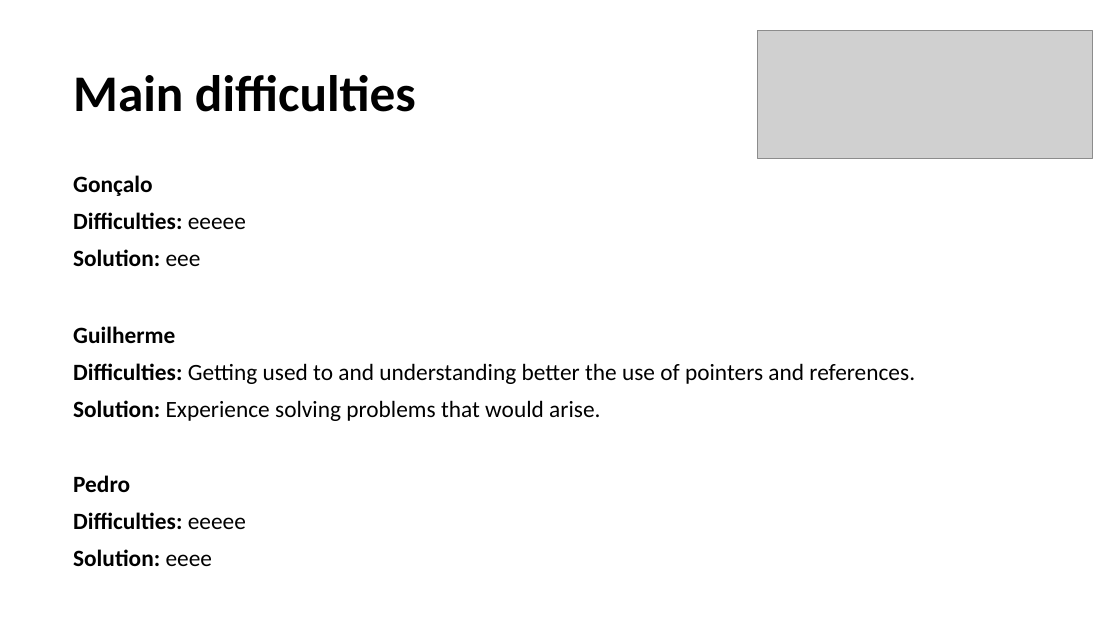
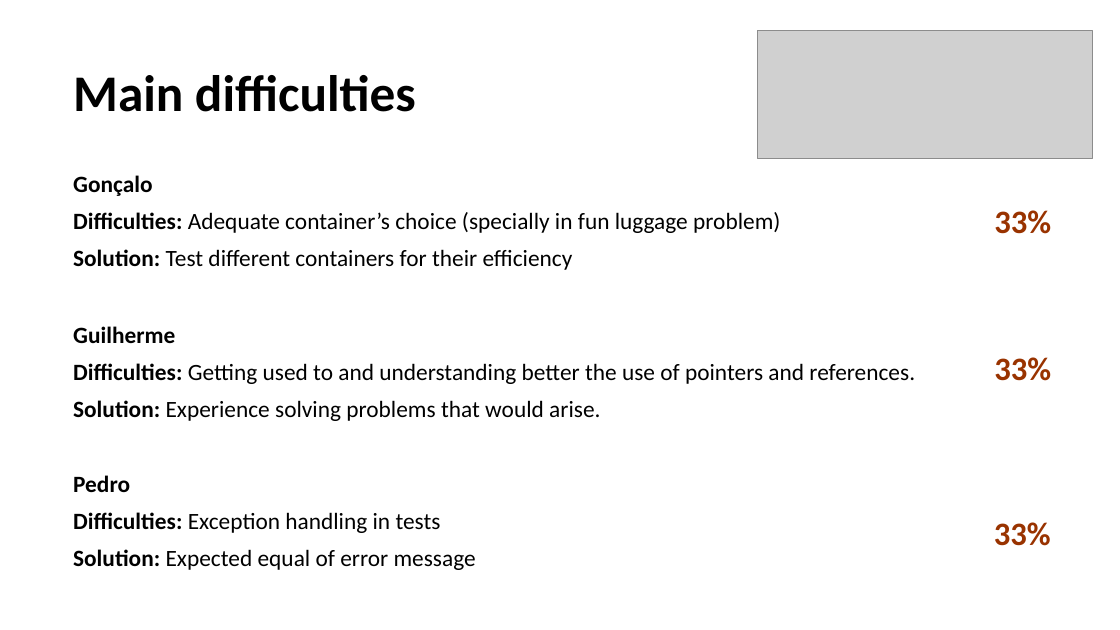
Before and after one commit to gpe0/AED-1, a slide deck: slide 8 of Airline_Information_Management.pptx (slide 9 before the commit). Drawn at 1120x630 pixels with LibreOffice and Linux fonts; fonts in the diff are those of the drawing; grey boxes stand for pictures. Boxes give left, top, right and bottom in pixels: in the first picture for what was removed or moved away, otherwise in the second. Text is boxed around its words. In the diff, an @@ line names an element or a change of style, - is before the commit and + after.

Commit message:
Powerpoint update

```diff
--- a/Airline_Information_Management.pptx
+++ b/Airline_Information_Management.pptx
@@ text at box(73, 212, 780, 270): text changed; bold off @@
-Difficulties: eeeee
-Solution: eee
+Difficulties: Adequate container’s choice (specially in fun luggage problem)
+Solution: Test different containers for their efficiency
@@ text added at box(994, 210, 1051, 234), 28 pt, text #993300, bold @@
+33%
@@ text added at box(994, 357, 1051, 381), 28 pt, text #993300, bold @@
+33%
@@ text at box(73, 512, 476, 570): text changed; bold off @@
-Difficulties: eeeee
-Solution: eeee
+Difficulties: Exception handling in tests
+Solution: Expected equal of error message
@@ text added at box(994, 522, 1051, 546), 28 pt, text #993300, bold @@
+33%
```
Also in this commit, not shown: 1 other slide changed, 4 slides added, 5 slides removed.
